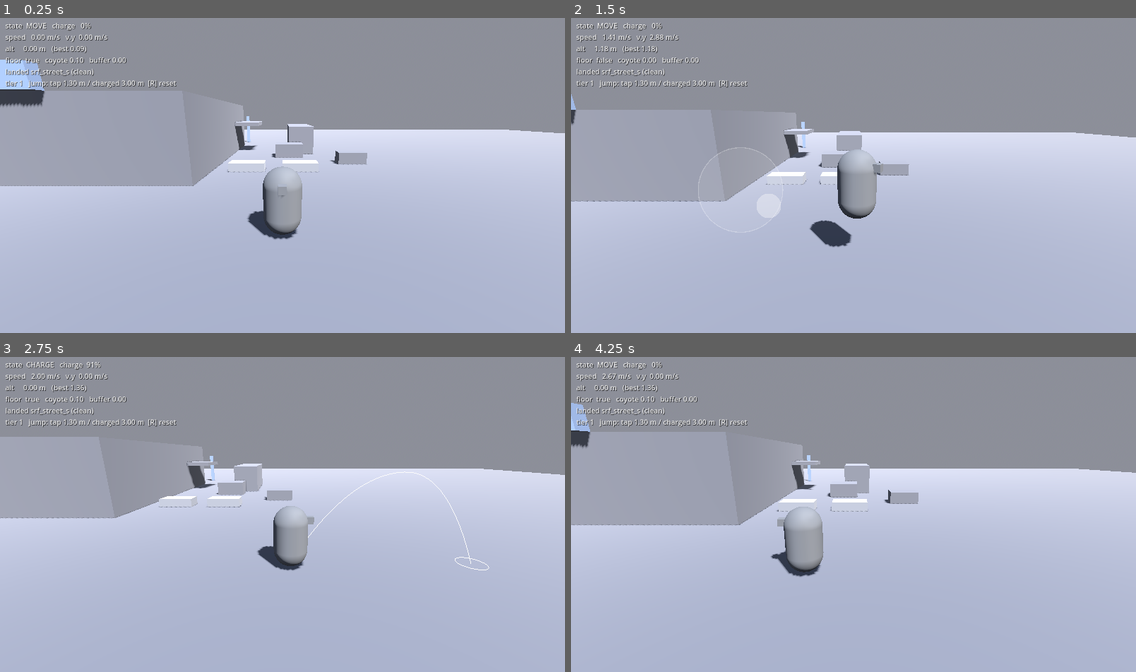
Above: before the commit, frames 1-4 (two rows, left to right).
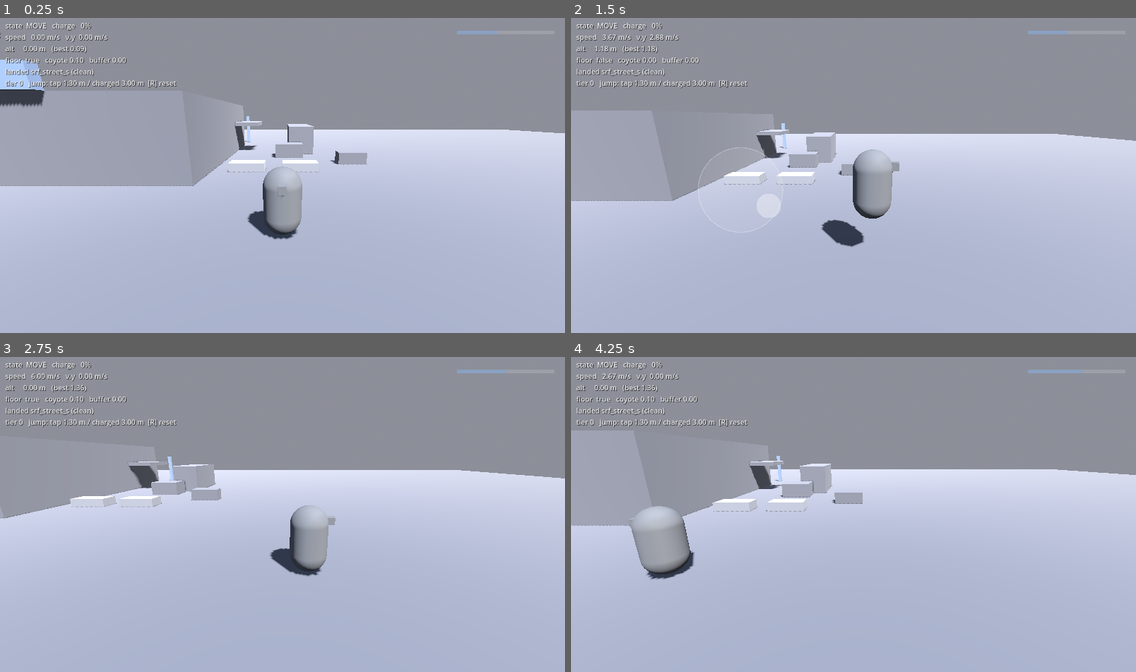
Above: after the commit, the same moments.

Repository: zerobleek/bleek-vision-website
Game: Godot game, scene res://scenes/main.tscn
Two runs of this game, one before a commit and one after it. Both use one fixed random seed, a clock stepped at 60 frames per second and the inputs below.
Inputs (mouse positions are in pixels of both pictures, inside the frame that each line leads up to):
- Up to frame 1 (0.25 s): no input
- Up to frame 2 (1.5 s): move the mouse to (977, 159) at 0.52 s; hold D (move_right) 0.53-1.25 s; hold Space (jump) 0.53-1.25 s; click (977, 159) at 0.67 s; drag from (740, 191) to (825, 238) at 1.27 s
- Up to frame 3 (2.75 s): move the mouse to (339, 442) at 2.02 s; hold D (move_right) from 2.03 s (still down); hold Space (jump) from 2.03 s (still down)
- Up to frame 4 (4.25 s): release D (move_right) at 2.75 s; release Space (jump) at 2.75 s; drag from (825, 577) to (684, 464) at 2.77 s; move the mouse to (1023, 561) at 3.52 s; hold A (move_left) from 3.53 s (still down); hold Space (jump) from 3.53 s (still down); tap R (reset) at 4.15 s

The runs differ from the first frame. In frame 1, less than 0.1% of the frame differs, in the area x 0-88%, y 4-22%; in frame 2, 5.0%; in frame 3, 5.6%; in frame 4, 6.9%, in the area x 0-100%, y 4-71%.

Commit message:
Add M2: XP loop, chain multiplier, tier unlocks, player-facing HUD
xp_system.gd applies the earning rules from the plan: airtime/distance
base XP, one-time new-surface bonus, precision bonus, altitude-record
bonus, and a chain multiplier that survives takeoffs within 1.5 s of
landing. Heavy landings break the chain, knockdowns forfeit the jump.
Player now starts at Tier 0 with charging locked; 150 XP unlocks the
charged jump, 500 XP announces Tier 2. Progress persists to
user://save.json. xp_hud.gd adds the XP bar, chain counter, landing
popups, and tier-up banner. Player emits airtime/distance with each
landing and credits mantled surfaces as landings.

Co-Authored-By: Claude Fable 5 <noreply@anthropic.com>
Claude-Session: https://claude.ai/code/session_01K7WtNoSLRvYh3QFiXD93AS

Diff:
--- a/jump-program/scenes/main.tscn
+++ b/jump-program/scenes/main.tscn
@@ -1,10 +1,12 @@
-[gd_scene load_steps=9 format=3]
+[gd_scene load_steps=11 format=3]
 
 [ext_resource type="PackedScene" path="res://scenes/world/courtyard.tscn" id="1"]
 [ext_resource type="PackedScene" path="res://scenes/player/player.tscn" id="2"]
 [ext_resource type="Script" path="res://scripts/camera_rig.gd" id="3"]
 [ext_resource type="Script" path="res://scripts/debug_hud.gd" id="4"]
 [ext_resource type="Script" path="res://scripts/main.gd" id="5"]
+[ext_resource type="Script" path="res://scripts/xp_system.gd" id="6"]
+[ext_resource type="Script" path="res://scripts/xp_hud.gd" id="7"]
 
 [sub_resource type="ProceduralSkyMaterial" id="sky_mat"]
 sky_top_color = Color(0.25, 0.32, 0.45, 1)
@@ -54,3 +56,11 @@
 [node name="DebugHud" type="CanvasLayer" parent="."]
 script = ExtResource("4")
 player_path = NodePath("../Player")
+
+[node name="XpSystem" type="Node" parent="."]
+script = ExtResource("6")
+player_path = NodePath("../Player")
+
+[node name="XpHud" type="CanvasLayer" parent="."]
+script = ExtResource("7")
+xp_path = NodePath("../XpSystem")
--- a/jump-program/scripts/main.gd
+++ b/jump-program/scripts/main.gd
@@ -9,5 +9,8 @@
 	_player.landed.connect(_on_player_landed)
 
 
-func _on_player_landed(surface: Node, drop: float, kind: StringName) -> void:
-	print("landed on %s (%s, drop %.1f m)" % [surface.get(&"surface_id"), kind, drop])
+func _on_player_landed(
+	surface: Node, drop: float, kind: StringName, airtime: float, distance: float
+) -> void:
+	print("landed on %s (%s, drop %.1f m, air %.2f s, dist %.1f m)"
+		% [surface.get(&"surface_id"), kind, drop, airtime, distance])
--- a/jump-program/scripts/player.gd
+++ b/jump-program/scripts/player.gd
@@ -6,7 +6,8 @@
 ## The jump fires on RELEASE: a quick tap is the base jump, holding charges it,
 ## so tap / variable height / charged jump are one continuous input.
 
-signal landed(surface: Node, drop: float, kind: StringName)
+signal landed(surface: Node, drop: float, kind: StringName, airtime: float, distance: float)
+signal took_off
 
 enum State { MOVE, CHARGE, MANTLE, STUN }
 
@@ -51,8 +52,8 @@
 @export var knockdown_stun := 0.9
 
 @export_group("Progression")
-## Driven by the XP system from M2 on; exported for M1 testing.
-@export var player_tier := 1
+## Set by the XP system on load and on tier-up; exported only for testing.
+@export var player_tier := 0
 
 var state := State.MOVE
 var last_landing := "—"
@@ -63,6 +64,8 @@
 var hold_time := 0.0
 
 var _held := false
+var _airtime := 0.0
+var _takeoff_pos := Vector3.ZERO
 var _fall_top := 0.0
 var _was_on_floor := false
 var _stun_left := 0.0
@@ -134,6 +137,7 @@
 		_fall_top = global_position.y
 	else:
 		_fall_top = maxf(_fall_top, global_position.y)
+		_airtime += delta
 		var g := rise_gravity() * (fall_gravity_mult if velocity.y < 0.0 else 1.0)
 		velocity.y -= g * delta
 
@@ -177,6 +181,10 @@
 
 	if is_on_floor() and not _was_on_floor:
 		_on_landed(fall_speed)
+	elif not is_on_floor() and _was_on_floor:
+		_takeoff_pos = global_position
+		_airtime = 0.0
+		took_off.emit()
 	_was_on_floor = is_on_floor()
 
 	max_altitude = maxf(max_altitude, global_position.y)
@@ -239,7 +247,9 @@
 		state = State.MOVE
 		velocity = Vector3.ZERO
 		_fall_top = global_position.y
-		_was_on_floor = true
+		# Leave _was_on_floor false: the first grounded frame after a mantle
+		# fires _on_landed, so grabbing a ledge credits that surface like a landing.
+		_was_on_floor = false
 
 
 func _on_landed(fall_speed: float) -> void:
@@ -257,7 +267,8 @@
 	var surface := _floor_collider()
 	if surface and surface.is_in_group(&"landable"):
 		last_landing = str(surface.get(&"surface_id"))
-		landed.emit(surface, drop, kind)
+		var dist := Vector2(global_position.x - _takeoff_pos.x, global_position.z - _takeoff_pos.z)
+		landed.emit(surface, drop, kind, _airtime, dist.length())
 	if fall_speed < 0.0:
 		_fall_top = global_position.y
 
--- /dev/null
+++ b/jump-program/scripts/xp_hud.gd
@@ -0,0 +1,116 @@
+extends CanvasLayer
+## Player-facing XP HUD (the debug HUD stays separate and dev-only):
+## XP bar toward the next tier (top right), chain multiplier while a chain
+## is alive, floating "+N" popups per landing, and a tier-up banner.
+
+const BAR_W := 220.0
+const BAR_H := 8.0
+
+@export var xp_path: NodePath
+
+var _xp: Node
+var _xp_label: Label
+var _bar_bg: ColorRect
+var _bar_fill: ColorRect
+var _chain_label: Label
+var _popup: Label
+var _banner: Label
+var _banner_sub: Label
+
+
+func _ready() -> void:
+	_xp = get_node(xp_path)
+	_xp.xp_gained.connect(_on_xp_gained)
+	_xp.chain_changed.connect(_on_chain_changed)
+	_xp.tier_up.connect(_on_tier_up)
+	_build()
+	_refresh(int(_xp.xp))
+
+
+func _build() -> void:
+	_xp_label = _label(Vector2.ZERO, 16)
+	_xp_label.set_anchors_preset(Control.PRESET_TOP_RIGHT)
+	_xp_label.position = Vector2(-BAR_W - 24, 12)
+
+	_bar_bg = ColorRect.new()
+	_bar_bg.color = Color(1, 1, 1, 0.15)
+	_bar_bg.set_anchors_preset(Control.PRESET_TOP_RIGHT)
+	_bar_bg.position = Vector2(-BAR_W - 24, 36)
+	_bar_bg.size = Vector2(BAR_W, BAR_H)
+	add_child(_bar_bg)
+	_bar_fill = ColorRect.new()
+	_bar_fill.color = Color(0.54, 0.63, 0.76)
+	_bar_fill.size = Vector2(0, BAR_H)
+	_bar_bg.add_child(_bar_fill)
+
+	_chain_label = _label(Vector2.ZERO, 22)
+	_chain_label.set_anchors_preset(Control.PRESET_CENTER_RIGHT)
+	_chain_label.position = Vector2(-140, -60)
+	_chain_label.visible = false
+
+	_popup = _label(Vector2.ZERO, 18)
+	_popup.set_anchors_preset(Control.PRESET_CENTER)
+	_popup.modulate.a = 0.0
+
+	_banner = _label(Vector2.ZERO, 34)
+	_banner.set_anchors_preset(Control.PRESET_CENTER)
+	_banner.position = Vector2(-160, -120)
+	_banner.modulate.a = 0.0
+	_banner_sub = _label(Vector2.ZERO, 16)
+	_banner_sub.set_anchors_preset(Control.PRESET_CENTER)
+	_banner_sub.position = Vector2(-160, -76)
+	_banner_sub.modulate.a = 0.0
+
+
+func _label(pos: Vector2, size: int) -> Label:
+	var l := Label.new()
+	l.position = pos
+	l.add_theme_font_size_override(&"font_size", size)
+	l.add_theme_color_override(&"font_color", Color(1, 1, 1, 0.92))
+	l.add_theme_color_override(&"font_shadow_color", Color(0, 0, 0, 0.7))
+	l.add_theme_constant_override(&"shadow_offset_x", 1)
+	l.add_theme_constant_override(&"shadow_offset_y", 1)
+	add_child(l)
+	return l
+
+
+func _refresh(total: int) -> void:
+	var next: int = _xp.next_threshold()
+	var t: int = _xp.tier()
+	if next < 0:
+		_xp_label.text = "T%d  %d XP" % [t, total]
+		_bar_fill.size.x = BAR_W
+	else:
+		_xp_label.text = "T%d  %d / %d XP" % [t, total, next]
+		var floor_xp: int = _xp.TIER_THRESHOLDS[t]
+		var frac := float(total - floor_xp) / float(next - floor_xp)
+		_bar_fill.size.x = BAR_W * clampf(frac, 0.0, 1.0)
+
+
+func _on_xp_gained(amount: int, total: int, mult: float) -> void:
+	_refresh(total)
+	_popup.text = "+%d" % amount if mult <= 1.05 else "+%d  ×%.1f" % [amount, mult]
+	_popup.position = Vector2(-30, 40)
+	var tw := create_tween()
+	_popup.modulate.a = 1.0
+	tw.tween_property(_popup, "position:y", 10.0, 0.6)
+	tw.parallel().tween_property(_popup, "modulate:a", 0.0, 0.6).set_delay(0.2)
+
+
+func _on_chain_changed(chain: int) -> void:
+	_chain_label.visible = chain >= 2
+	if chain >= 2:
+		_chain_label.text = "CHAIN %d  ×%.1f" % [chain, _xp.multiplier()]
+
+
+func _on_tier_up(tier: int, tier_name: String, unlock_text: String) -> void:
+	_banner.text = "TIER %d — %s" % [tier, tier_name]
+	_banner_sub.text = unlock_text
+	var tw := create_tween()
+	_banner.modulate.a = 0.0
+	_banner_sub.modulate.a = 0.0
+	tw.tween_property(_banner, "modulate:a", 1.0, 0.25)
+	tw.parallel().tween_property(_banner_sub, "modulate:a", 1.0, 0.25).set_delay(0.15)
+	tw.tween_interval(2.6)
+	tw.tween_property(_banner, "modulate:a", 0.0, 0.5)
+	tw.parallel().tween_property(_banner_sub, "modulate:a", 0.0, 0.5)
--- /dev/null
+++ b/jump-program/scripts/xp_system.gd
@@ -0,0 +1,128 @@
+extends Node
+## XP + progression (M2). Turns the player's landing events into experience
+## using the earning rules from docs/jump-program/PLAN.md §3: airtime and
+## distance pay base XP, first-ever landings on a surface pay the exploration
+## bonus, precision surfaces pay every clean landing, chained jumps multiply,
+## heavy/knockdown landings break the chain. Tiers gate player abilities.
+
+signal xp_gained(amount: int, total: int, mult: float)
+signal chain_changed(chain: int)
+signal tier_up(tier: int, tier_name: String, unlock_text: String)
+
+const TIER_THRESHOLDS: Array[int] = [0, 150, 500]
+const TIER_NAMES: Array[String] = ["GROUNDED", "LIFT", "MOMENTUM"]
+const TIER_UNLOCKS: Array[String] = [
+	"",
+	"CHARGED JUMP — hold to aim, release to fly",
+	"DOUBLE JUMP · WALL JUMP · ROLL (arriving in M3)",
+]
+## Chain survives if the next takeoff happens within this many seconds grounded.
+const CHAIN_WINDOW := 1.5
+const NEW_SURFACE_BONUS := 25.0
+const PRECISION_BONUS := 15.0
+const XP_PER_METER := 2.0
+const XP_PER_AIR_SECOND := 6.0
+const XP_PER_RECORD_METER := 2.0
+const SAVE_PATH := "user://save.json"
+
+@export var player_path: NodePath
+
+var xp := 0
+var chain := 0
+var best_altitude := 0.0
+var visited := {}
+
+var _player: Player
+var _grounded_at_ms := 0
+
+
+func _ready() -> void:
+	_player = get_node(player_path)
+	_player.landed.connect(_on_landed)
+	_player.took_off.connect(_on_took_off)
+	_load()
+	_player.player_tier = tier()
+
+
+func tier() -> int:
+	var t := 0
+	for i in TIER_THRESHOLDS.size():
+		if xp >= TIER_THRESHOLDS[i]:
+			t = i
+	return t
+
+
+## XP needed for the next tier, or -1 when maxed out.
+func next_threshold() -> int:
+	var t := tier()
+	return TIER_THRESHOLDS[t + 1] if t + 1 < TIER_THRESHOLDS.size() else -1
+
+
+func multiplier() -> float:
+	return 1.0 + 0.1 * mini(maxi(chain - 1, 0), 10)
+
+
+func _on_took_off() -> void:
+	if Time.get_ticks_msec() - _grounded_at_ms > CHAIN_WINDOW * 1000.0:
+		_set_chain(0)
+
+
+func _on_landed(
+	surface: Node, _drop: float, kind: StringName, airtime: float, distance: float
+) -> void:
+	_grounded_at_ms = Time.get_ticks_msec()
+	if kind == &"knockdown":
+		_set_chain(0)
+		return
+	_set_chain(0 if kind == &"heavy" else chain + 1)
+
+	var base := XP_PER_METER * distance + XP_PER_AIR_SECOND * airtime
+	var bonus := 0.0
+	var sid := str(surface.get(&"surface_id"))
+	if sid != "" and not visited.has(sid):
+		visited[sid] = true
+		bonus += NEW_SURFACE_BONUS
+	if bool(surface.get(&"precision")):
+		bonus += PRECISION_BONUS
+	if _player.max_altitude > best_altitude + 0.5:
+		bonus += XP_PER_RECORD_METER * (_player.max_altitude - best_altitude)
+		best_altitude = _player.max_altitude
+
+	var prev_tier := tier()
+	var amount := maxi(int(round((base + bonus) * multiplier())), 1)
+	xp += amount
+	xp_gained.emit(amount, xp, multiplier())
+	if tier() > prev_tier:
+		_player.player_tier = tier()
+		tier_up.emit(tier(), TIER_NAMES[tier()], TIER_UNLOCKS[tier()])
+	_save()
+
+
+func _set_chain(v: int) -> void:
+	if v != chain:
+		chain = v
+		chain_changed.emit(chain)
+
+
+func _save() -> void:
+	var f := FileAccess.open(SAVE_PATH, FileAccess.WRITE)
+	if f:
+		f.store_string(JSON.stringify({
+			"xp": xp,
+			"best_altitude": best_altitude,
+			"visited": visited.keys(),
+		}))
+
+
+func _load() -> void:
+	if not FileAccess.file_exists(SAVE_PATH):
+		return
+	var f := FileAccess.open(SAVE_PATH, FileAccess.READ)
+	if f == null:
+		return
+	var data: Variant = JSON.parse_string(f.get_as_text())
+	if data is Dictionary:
+		xp = int(data.get("xp", 0))
+		best_altitude = float(data.get("best_altitude", 0.0))
+		for sid in data.get("visited", []):
+			visited[str(sid)] = true
Not shown, changed: jump-program/README.md
